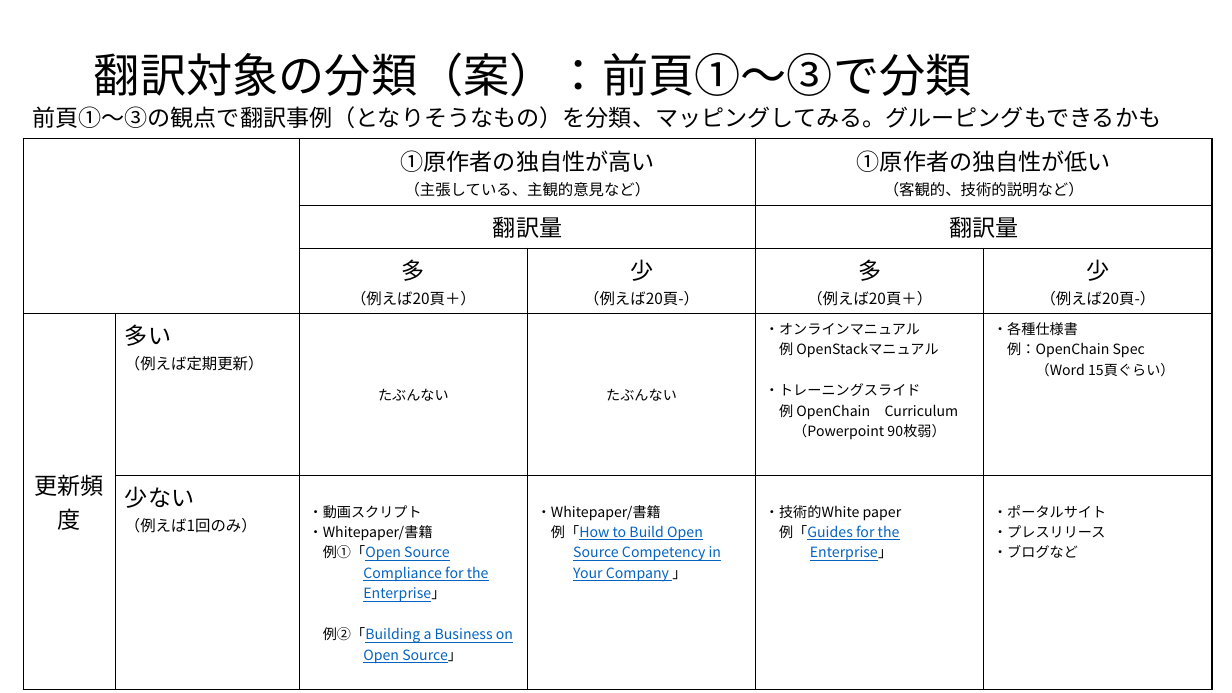
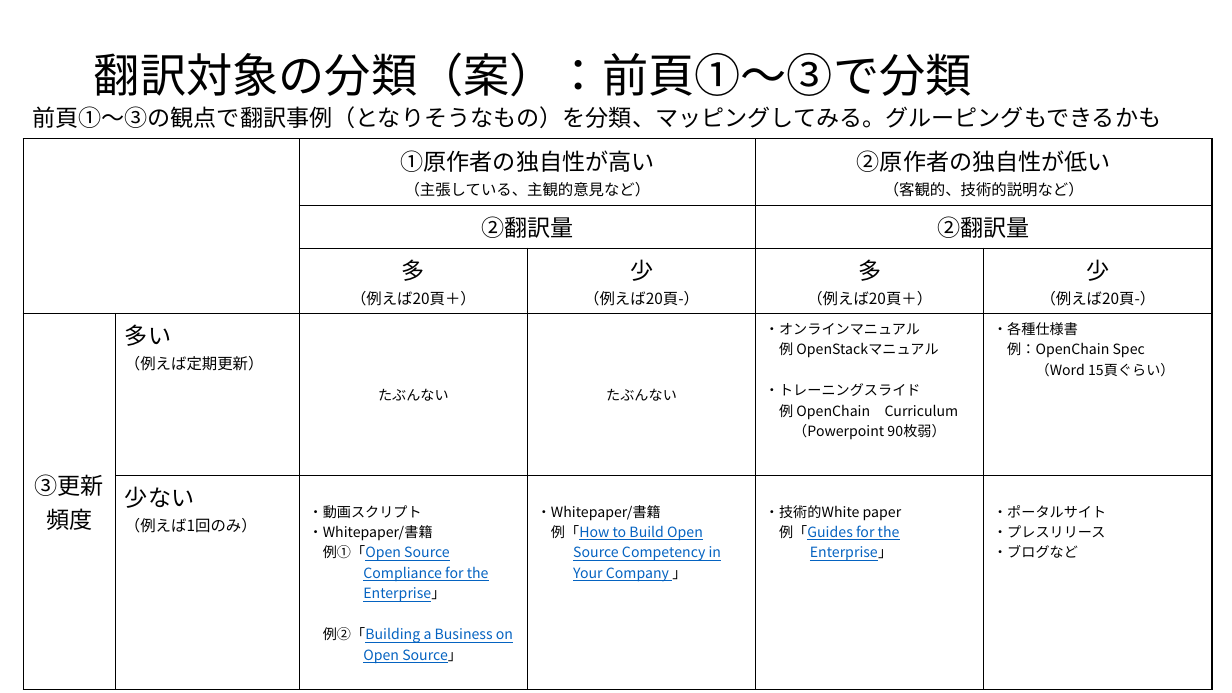
Before and after one commit to lf-j/OpenChain-Trans_FOR_TEAM, a slide deck: slide 2 of misc/翻訳対象の分類とプロセス（当方イメージ）20171107.pptx. Drawn at 1232x693 pixels with LibreOffice and Linux fonts; fonts in the diff are those of the drawing. Boxes give left, top, right and bottom in pixels: in the first picture for what was removed or moved away, otherwise in the second. Text is boxed around its words. In the diff, an @@ line names an element or a change of style, - is before the commit and + after.

```diff
--- a/misc/翻訳対象の分類とプロセス（当方イメージ）20171107.pptx
+++ b/misc/翻訳対象の分類とプロセス（当方イメージ）20171107.pptx
@@ table at <box>23,139,1213,680</box> @@
-row 1, column 5: ①原作者の独自性が低い （客観的、技術的説明など）
+row 1, column 5: ②原作者の独自性が低い （客観的、技術的説明など）
-row 2, column 3: 翻訳量
+row 2, column 3: ②翻訳量
-row 2, column 5: 翻訳量
+row 2, column 5: ②翻訳量
-row 4, column 1: 更新頻度
+row 4, column 1: ③更新頻度
```
Also in this commit, not shown: 1 other file.
